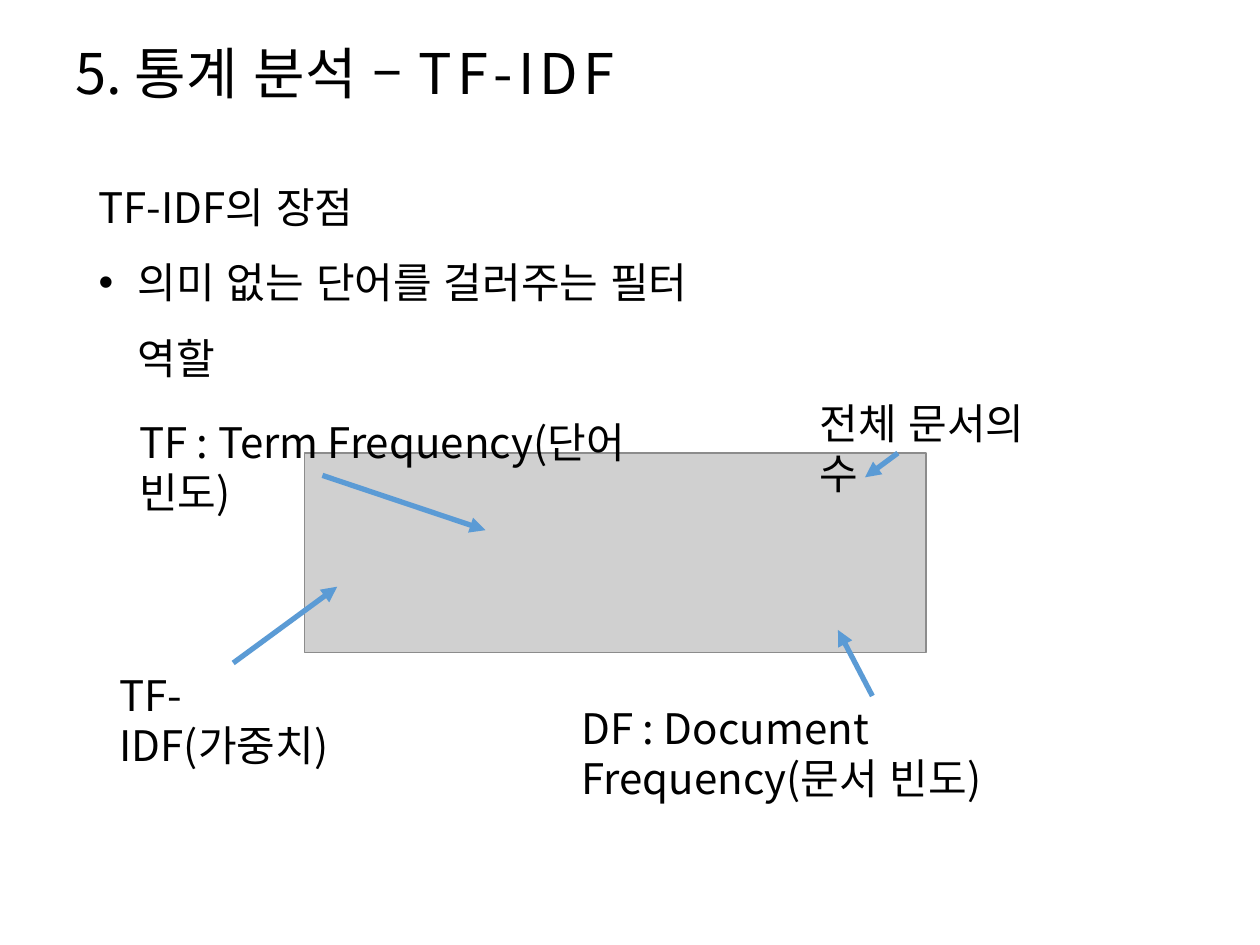
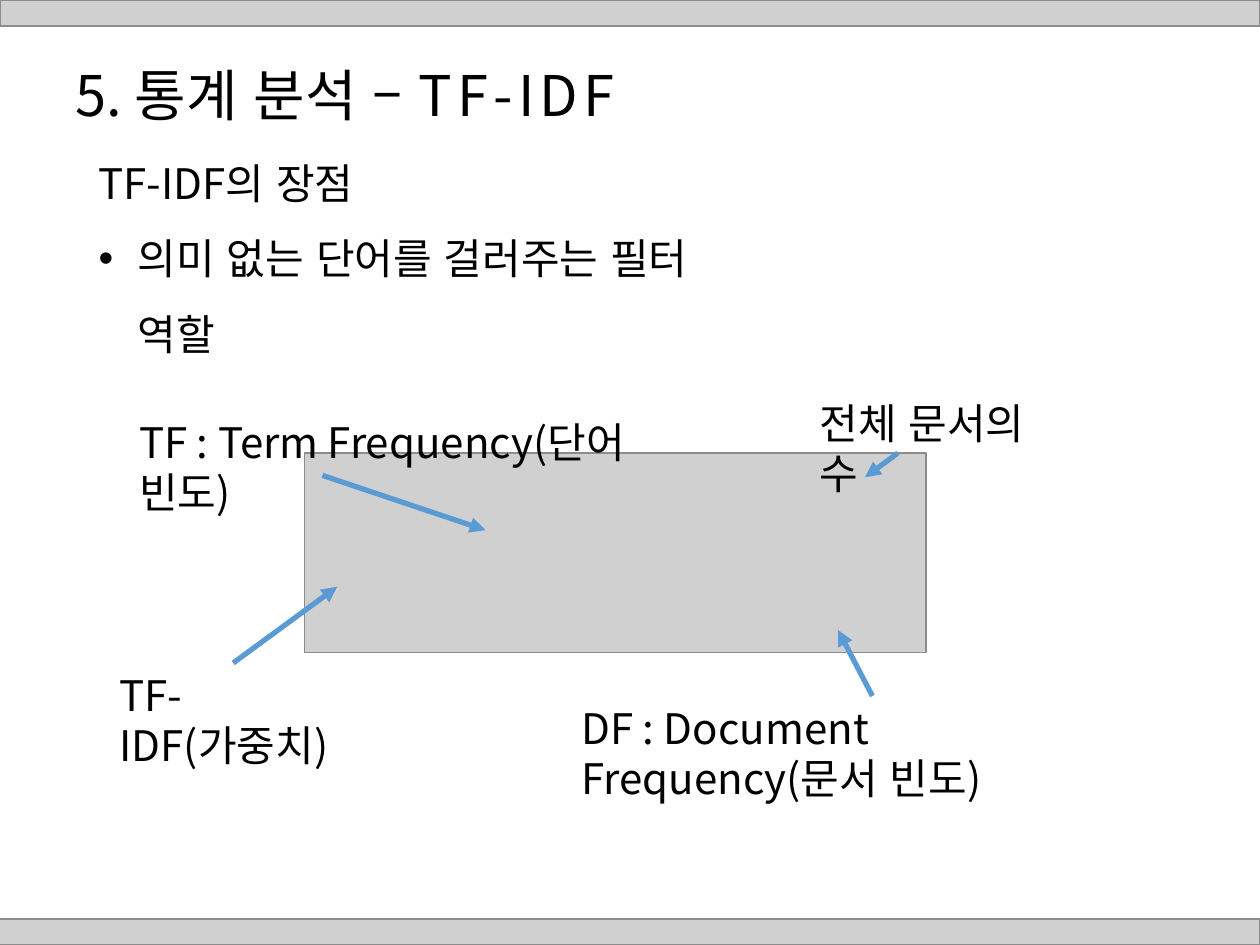
Before and after one commit to HaYongdae/issuewhatshow, a slide deck: slide 17 of doc/최종 PPT.pptx. Drawn at 1260x945 pixels with LibreOffice and Linux fonts; fonts in the diff are those of the drawing; grey boxes stand for pictures. Boxes give left, top, right and bottom in pixels: in the first picture for what was removed or moved away, otherwise in the second. Text is boxed around its words. In the diff, an @@ line names an element or a change of style, - is before the commit and + after.

```diff
--- a/doc/최종 PPT.pptx
+++ b/doc/최종 PPT.pptx
@@ picture added at <box>0,0,1260,26</box> @@
@@ title "5. 통계 분석 – TF-IDF": place and size @@
-title "5. 통계 분석 – TF-IDF" at <box>76,47,614,99</box>
+title "5. 통계 분석 – TF-IDF" at <box>76,69,614,121</box>
@@ text "TF-IDF의 장점": place and size @@
-text "TF-IDF의 장점" at <box>99,188,687,378</box>
+text "TF-IDF의 장점" at <box>99,164,687,354</box>
@@ picture added at <box>0,919,1260,945</box> @@
```
Also in this commit, not shown: 25 other slides changed, 1 slide added, 4 slides removed.
